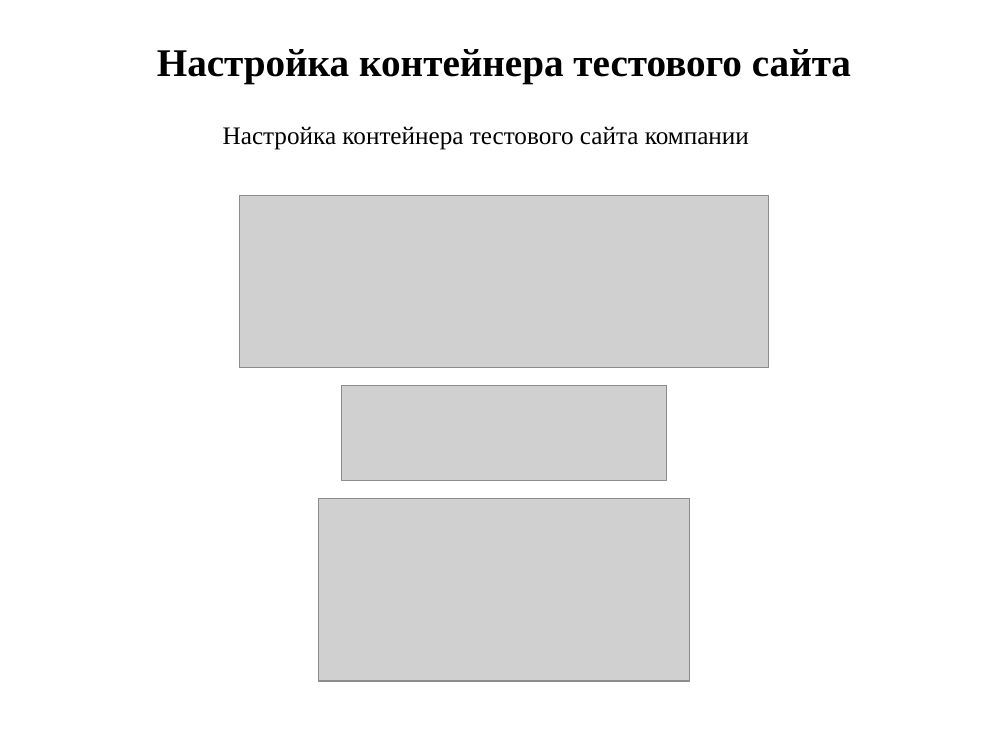
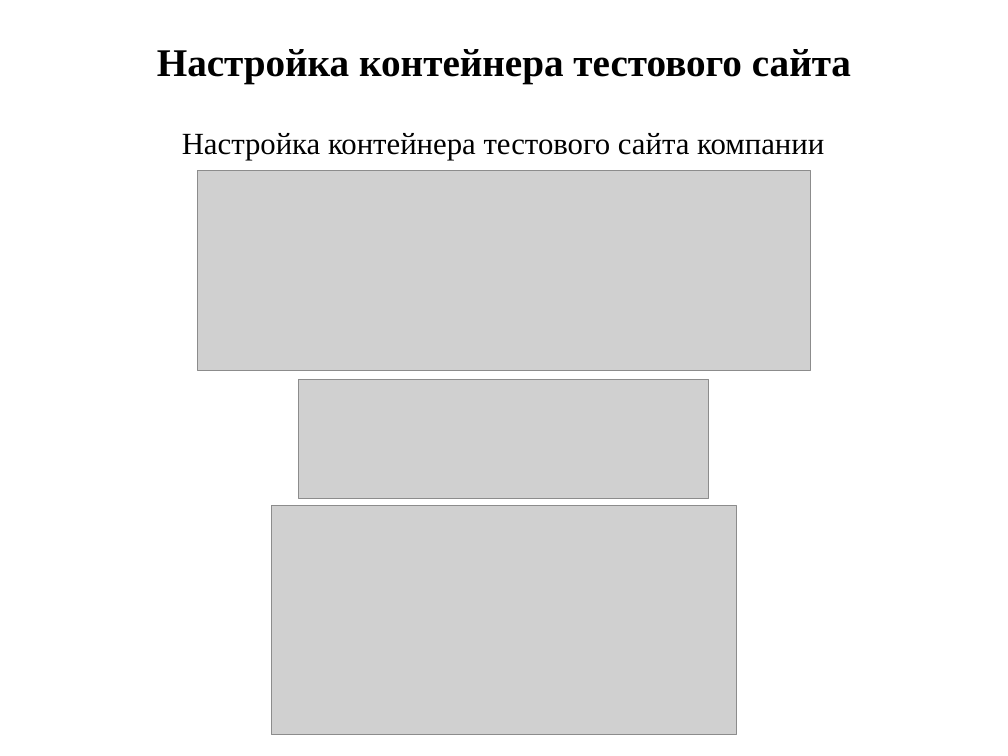
Before and after one commit to Ivashkka/diplom, a slide deck: slide 19 of Diplom_Rakov.pptx (slide 27 before the commit). Drawn at 1008x756 pixels with LibreOffice and Linux fonts; fonts in the diff are those of the drawing; grey boxes stand for pictures. Boxes give left, top, right and bottom in pixels: in the first picture for what was removed or moved away, otherwise in the second. Text is boxed around its words. In the diff, an @@ line names an element or a change of style, - is before the commit and + after.

```diff
--- a/Diplom_Rakov.pptx
+++ b/Diplom_Rakov.pptx
@@ text "Настройка контейнера тестового сайта компании": place and size @@
-text "Настройка контейнера тестового сайта компании" at <box>223,126,749,150</box>
+text "Настройка контейнера тестового сайта компании" at <box>182,133,824,161</box>
@@ text "Настройка контейнера тестового сайта компании" at <box>182,133,824,161</box>: size 18 to 22 pt @@
@@ picture: place and size @@
-picture at <box>240,196,769,368</box>
+picture at <box>198,170,811,370</box>
@@ picture: place and size @@
-picture at <box>342,386,667,481</box>
+picture at <box>299,379,710,498</box>
@@ picture: place and size @@
-picture at <box>319,498,690,680</box>
+picture at <box>271,506,737,735</box>
```
Also in this commit, not shown: 20 other slides changed, 8 slides removed.
